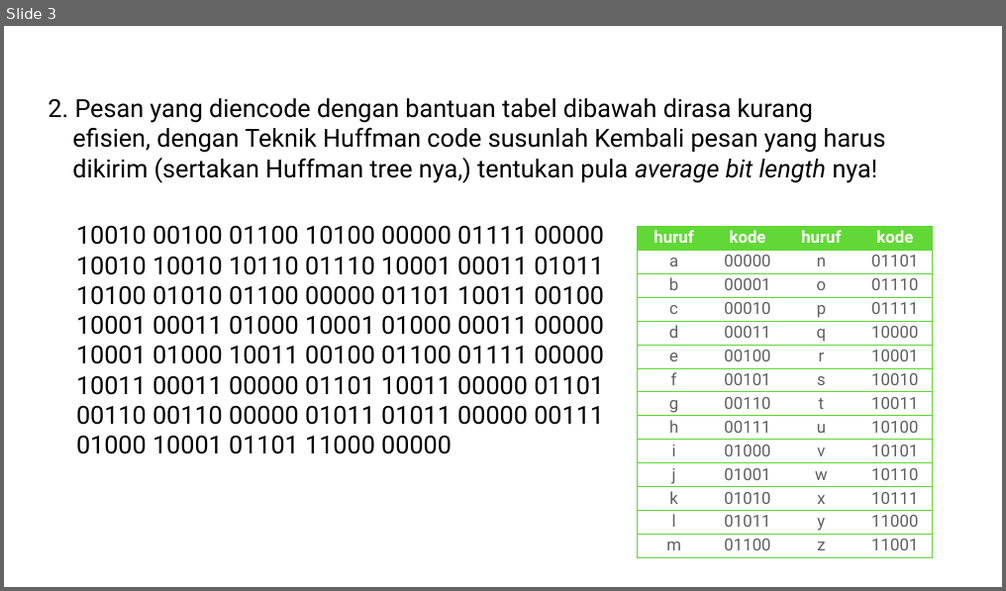
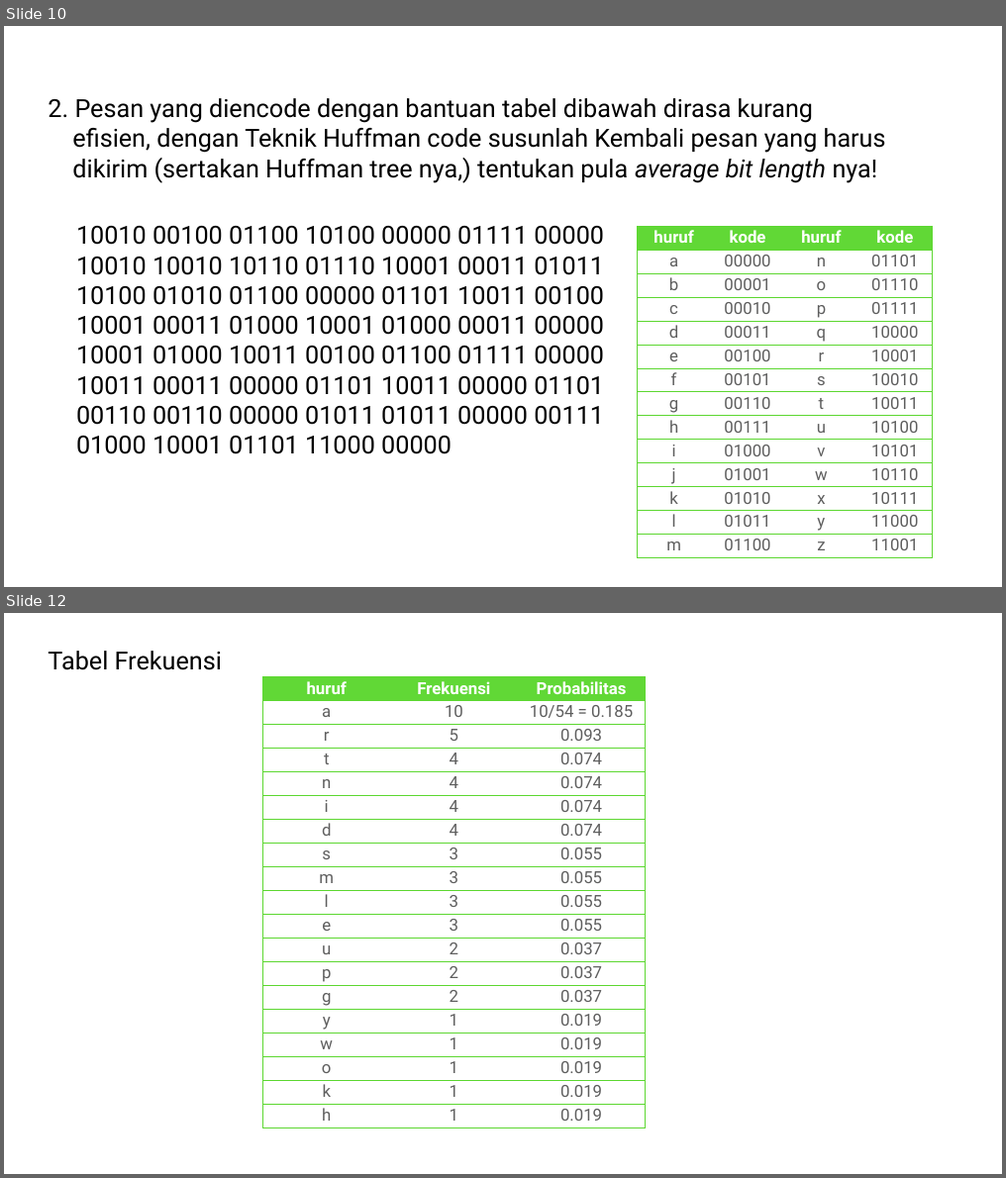
Before and after one commit to HanifHBK/TugasPMC, a slide deck: Latihan 6/implementasi graph dan tree.pptx. Shown one above the other, each under a label of ours: slide 3 before the commit, slides 10 and 12 after it; the slides between them are not shown. The pictures are 1006x591 and 1006x1178 pixels, drawn with LibreOffice and Linux fonts; fonts in the diff are those of the drawing. Boxes give left, top, right and bottom in pixels: in the first picture for what was removed or moved away, otherwise in the second. Text is boxed around its words. In the diff, an @@ line names an element or a change of style, - is before the commit and + after.

```diff
--- a/Latihan 6/implementasi graph dan tree.pptx
+++ b/Latihan 6/implementasi graph dan tree.pptx
@@ slide 12 added at (4, 613, 1002, 1174), background #FFFFFF @@
@@ text added at (48, 651, 222, 670), 48 pt, text #000000 @@
+Tabel Frekuensi
@@ table added at (263, 677, 645, 1127), 19 rows, 3 columns @@
+huruf | Frekuensi | Probabilitas
+a | 10 | 10/54 = 0.185
+r | 5 | 0.093
+t | 4 | 0.074
+n | 4 | 0.074
+i | 4 | 0.074
+d | 4 | 0.074
+s | 3 | 0.055
+m | 3 | 0.055
+l | 3 | 0.055
+e | 3 | 0.055
+u | 2 | 0.037
+p | 2 | 0.037
+g | 2 | 0.037
+y | 1 | 0.019
+w | 1 | 0.019
+o | 1 | 0.019
+k | 1 | 0.019
+h | 1 | 0.019
@@ what was slide 3 is now slide 10 @@
```
Also in this commit, not shown: 1 slide changed, 10 other slides added.
